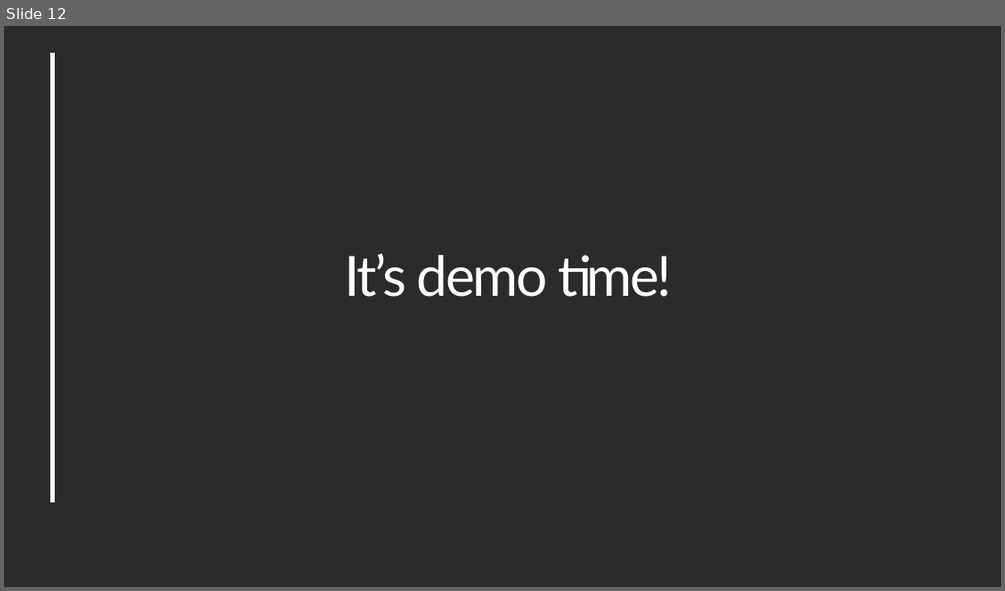
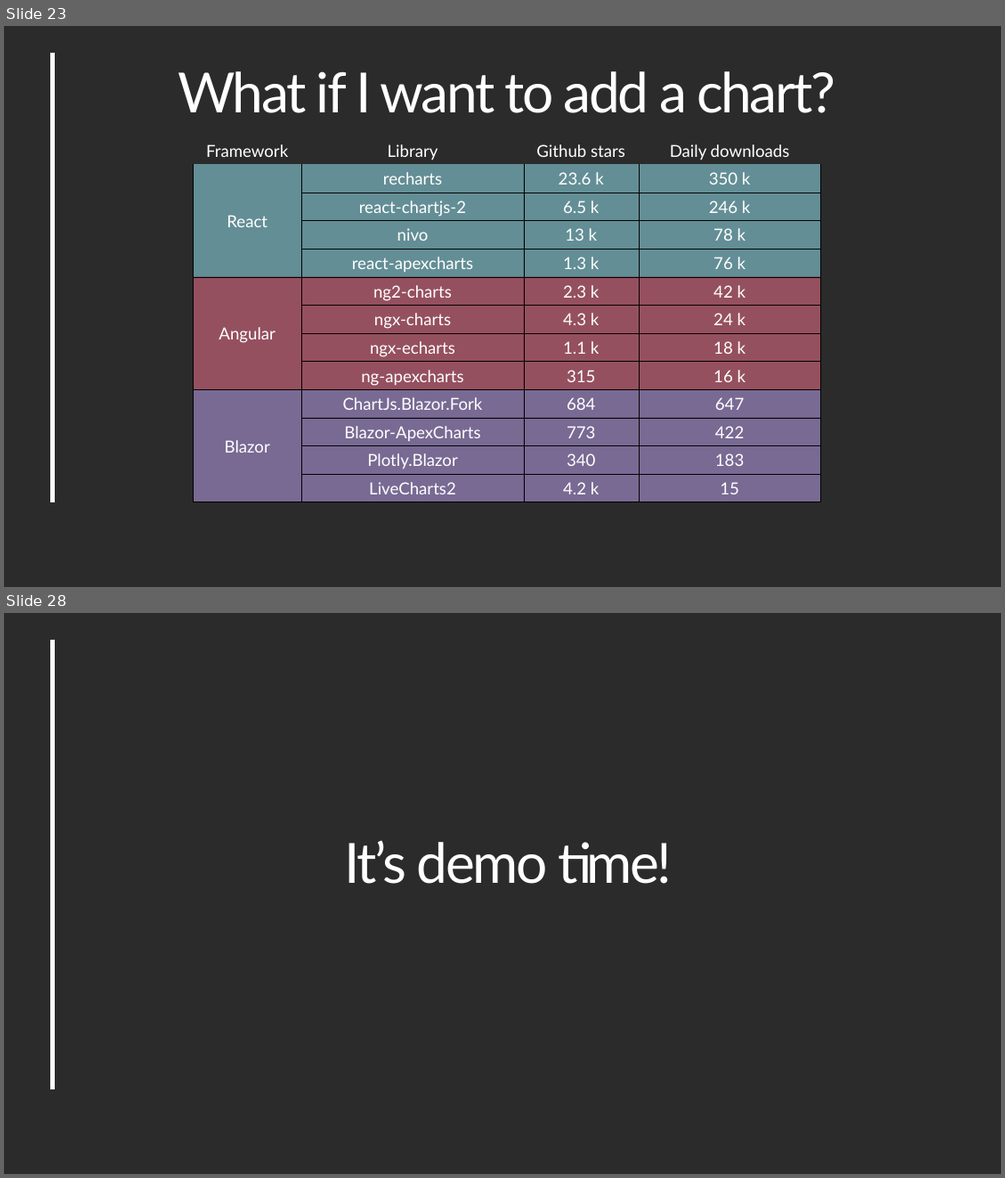
Before and after one commit to Werocky1502/ui-frameworks-comparison, a slide deck: Docs/Blazor VS React Vs Angular.pptx. Shown one above the other, each under a label of ours: slide 12 before the commit, slides 23 and 28 after it; the slides between them are not shown. The pictures are 1005x591 and 1005x1178 pixels, drawn with LibreOffice and Linux fonts; fonts in the diff are those of the drawing; background and template pictures are left out; a plain dark background stands for a picture behind light text. Boxes give left, top, right and bottom in pixels: in the first picture for what was removed or moved away, otherwise in the second. Text is boxed around its words. In the diff, an @@ line names an element or a change of style, - is before the commit and + after.

```diff
--- a/Docs/Blazor VS React Vs Angular.pptx
+++ b/Docs/Blazor VS React Vs Angular.pptx
@@ slide 23 added at bbox=[4, 26, 1001, 587], background picture (left out); not listed: 1 template element that a slide beside it also shows @@
@@ text added at bbox=[178, 71, 835, 113], 40 pt, text #FFFFFF @@
+What if I want to add a chart?
@@ table added at bbox=[193, 135, 820, 501], 13 rows, 4 columns @@
+Framework | Library | Github stars | Daily downloads
+React | recharts | 23.6 k | 350 k
+ | react-chartjs-2 | 6.5 k | 246 k
+ | nivo | 13 k | 78 k
+ | react-apexcharts | 1.3 k | 76 k
+Angular | ng2-charts | 2.3 k | 42 k
+ | ngx-charts | 4.3 k | 24 k
+ | ngx-echarts | 1.1 k | 18 k
+ | ng-apexcharts | 315 | 16 k
+Blazor | ChartJs.Blazor.Fork | 684 | 647
+ | Blazor-ApexCharts | 773 | 422
+ | Plotly.Blazor | 340 | 183
+ | LiveCharts2 | 4.2 k | 15
@@ what was slide 12 is now slide 28 @@
```
Also in this commit, not shown: 5 slides changed, 15 other slides added.
